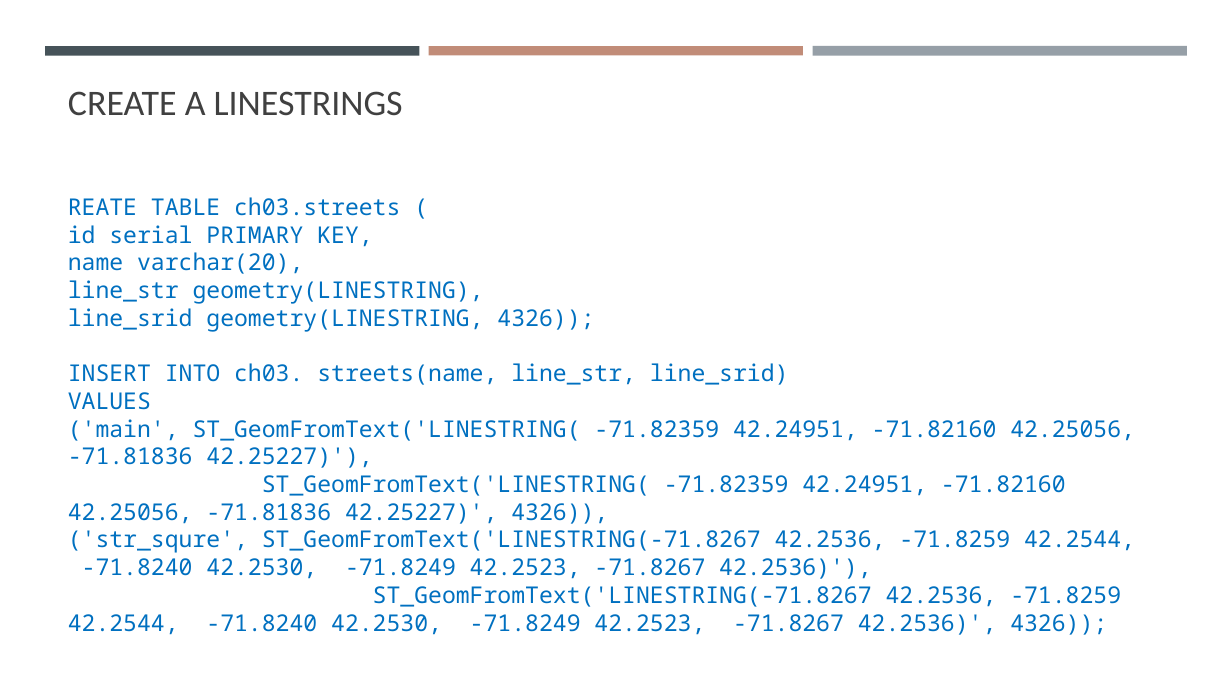
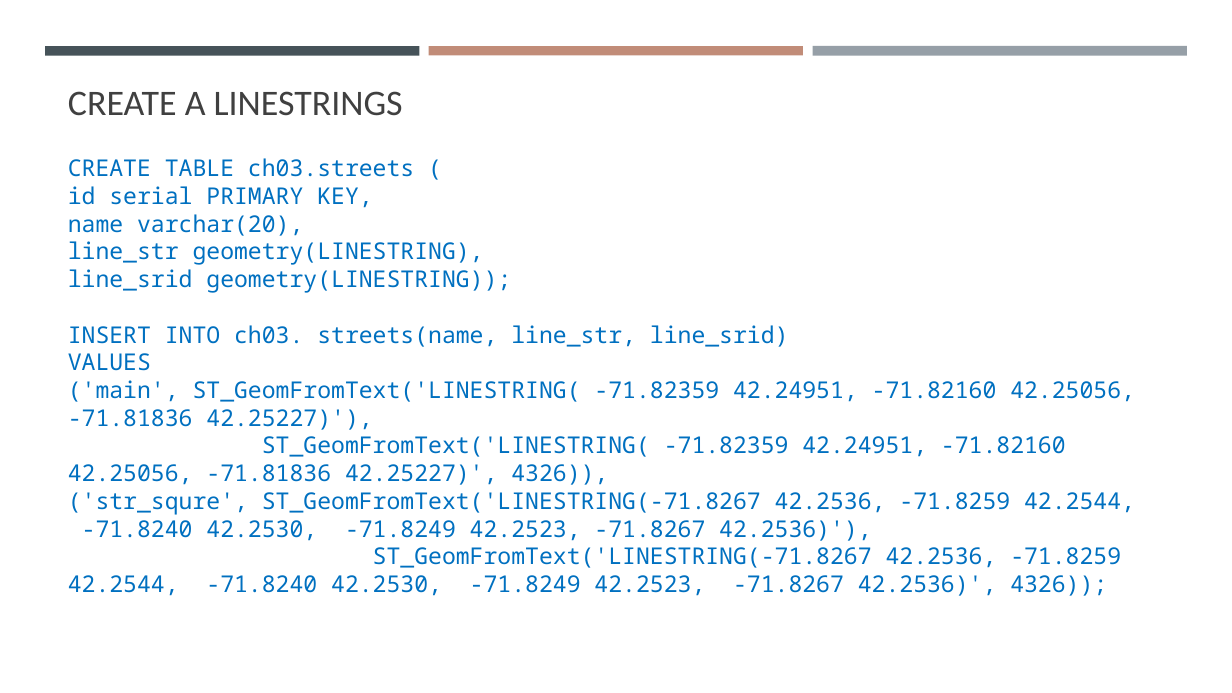
Before and after one commit to gisynw/ssj-376, a slide deck: slide 25 of docs/Lectures/Week03/Week03_SpatialData.pptx (slide 38 before the commit). Drawn at 1232x693 pixels with LibreOffice and Linux fonts; fonts in the diff are those of the drawing. Boxes give left, top, right and bottom in pixels: in the first picture for what was removed or moved away, otherwise in the second. Text is boxed around its words. In the diff, an @@ line names an element or a change of style, - is before the commit and + after.

```diff
--- a/docs/Lectures/Week03/Week03_SpatialData.pptx
+++ b/docs/Lectures/Week03/Week03_SpatialData.pptx
@@ text "CREATE TABLE ch03.streets (": place and size @@
-text "CREATE TABLE ch03.streets (" at [68, 197, 1135, 635]
+text "CREATE TABLE ch03.streets (" at [68, 158, 1135, 596]
@@ text at [68, 158, 414, 177]: text changed @@
-REATE TABLE ch03.streets (
+CREATE TABLE ch03.streets (
@@ text at [68, 269, 511, 293]: text changed @@
-line_srid geometry(LINESTRING, 4326));
+line_srid geometry(LINESTRING));
```
Also in this commit, not shown: 14 other slides changed, 4 slides added, 5 slides removed, 4 other files.
